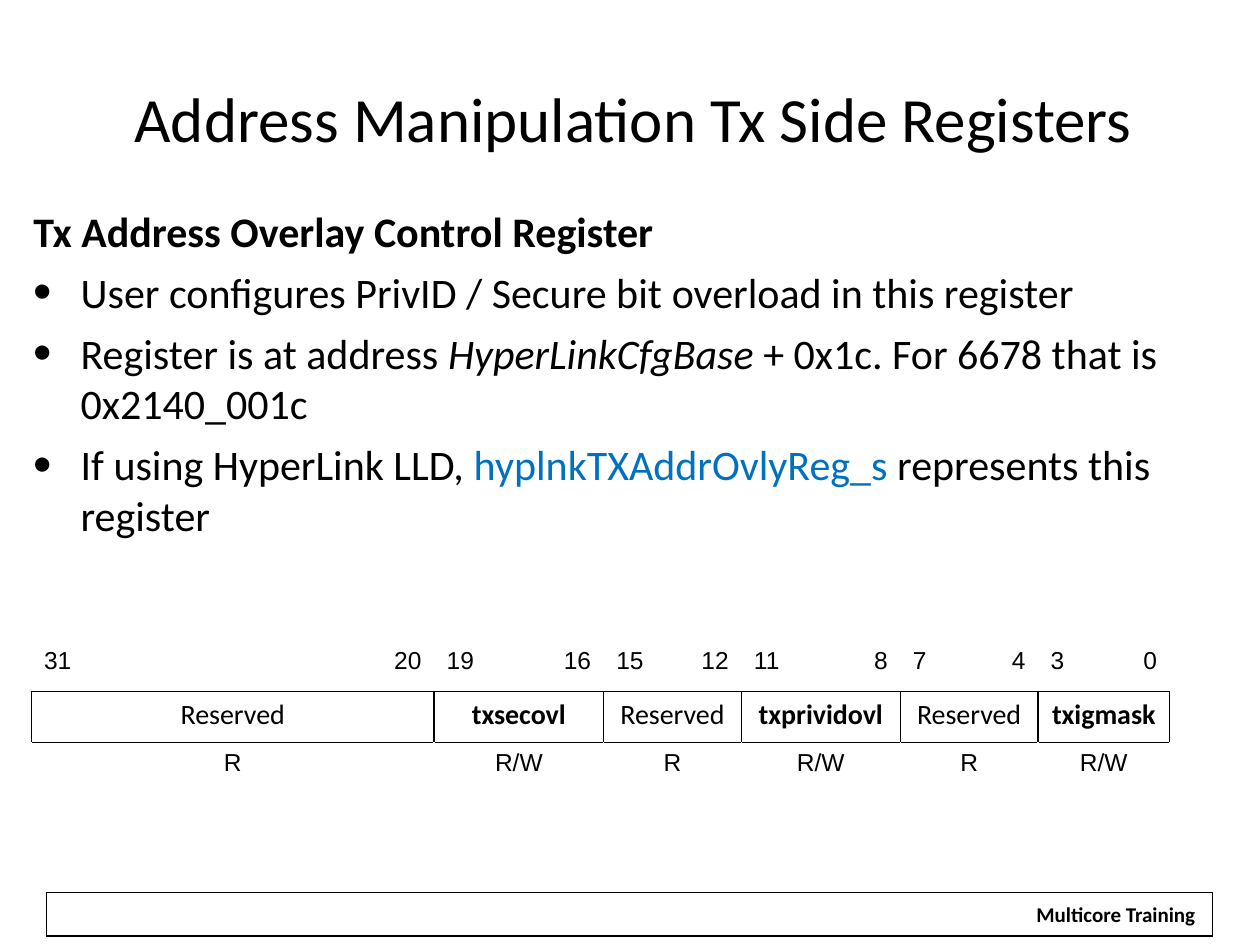
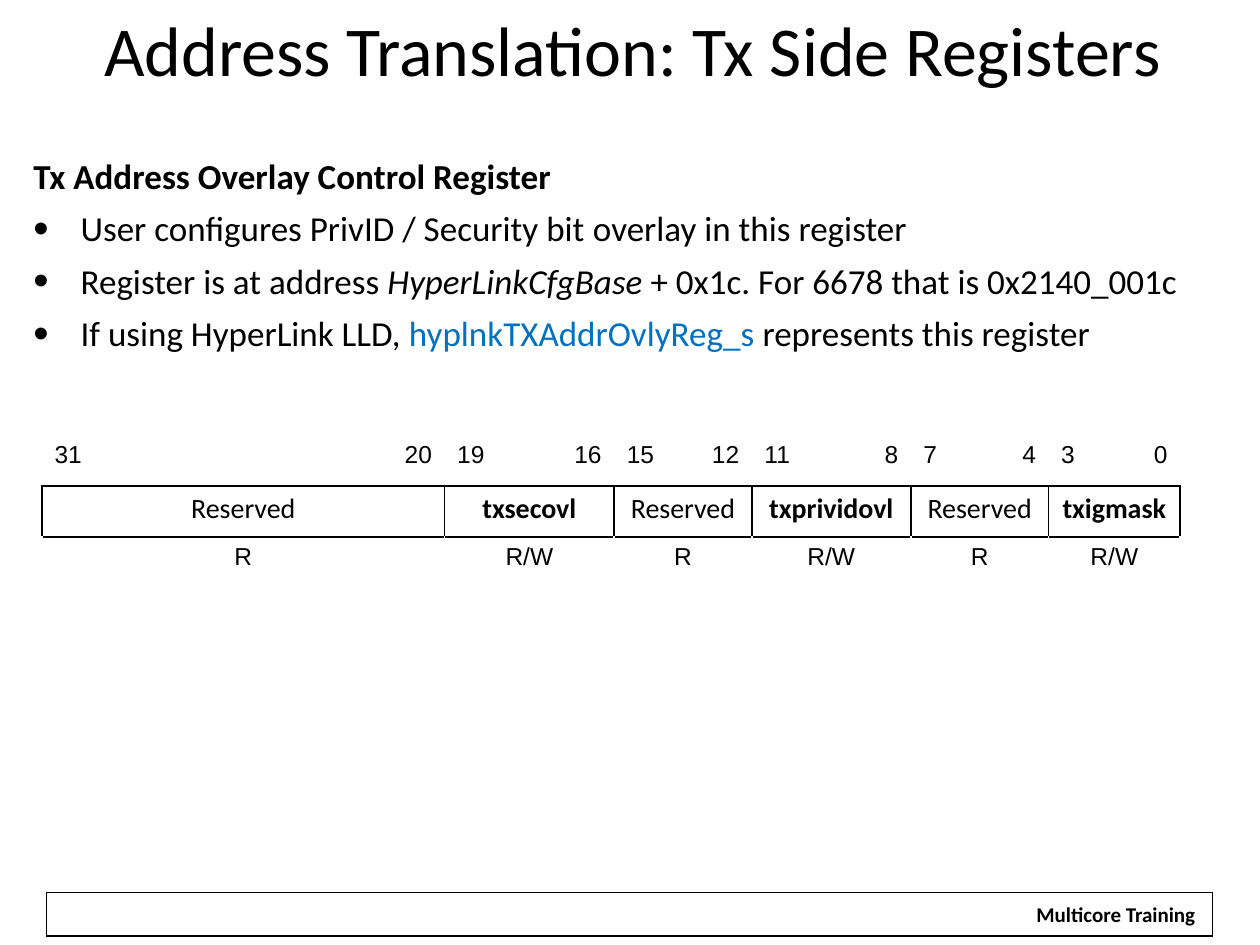
Before and after one commit to hari1989/keystone-workshop, a slide deck: slide 20 of slides/Intro to Hyperlink.pptx (slide 18 before the commit). Drawn at 1260x945 pixels with LibreOffice and Linux fonts; fonts in the diff are those of the drawing; background and template pictures are left out. Boxes give left, top, right and bottom in pixels: in the first picture for what was removed or moved away, otherwise in the second. Text is boxed around its words. In the diff, an @@ line names an element or a change of style, - is before the commit and + after.

```diff
--- a/slides/Intro to Hyperlink.pptx
+++ b/slides/Intro to Hyperlink.pptx
@@ text at [104,27,1160,88]: text changed; size 36 to 40 pt @@
-Address Manipulation Tx Side Registers
+Address Translation: Tx Side Registers
@@ text "Tx Address Overlay Control Register": place and size @@
-text "Tx Address Overlay Control Register" at [33,217,1157,539]
+text "Tx Address Overlay Control Register" at [33,164,1176,352]
@@ text at [33,164,1176,352]: size 24 to 20 pt in "Tx Address Overlay Control Register", "Register is at address HyperLinkCfgBase + 0x1c. ...", "If using HyperLink LLD, hyplnkTXAddrOvlyReg_s represents thi ..." @@
@@ text at [81,216,907,247]: text changed; size 24 to 20 pt @@
-• User configures PrivID / Secure bit overload in this register
+• User configures PrivID / Security bit overlay in this register
@@ table: place and size @@
-table at [32,640,1172,794]
+table at [42,435,1182,588]
```
Also in this commit, not shown: 45 other slides changed, 3 slides added, 1 slide removed.
